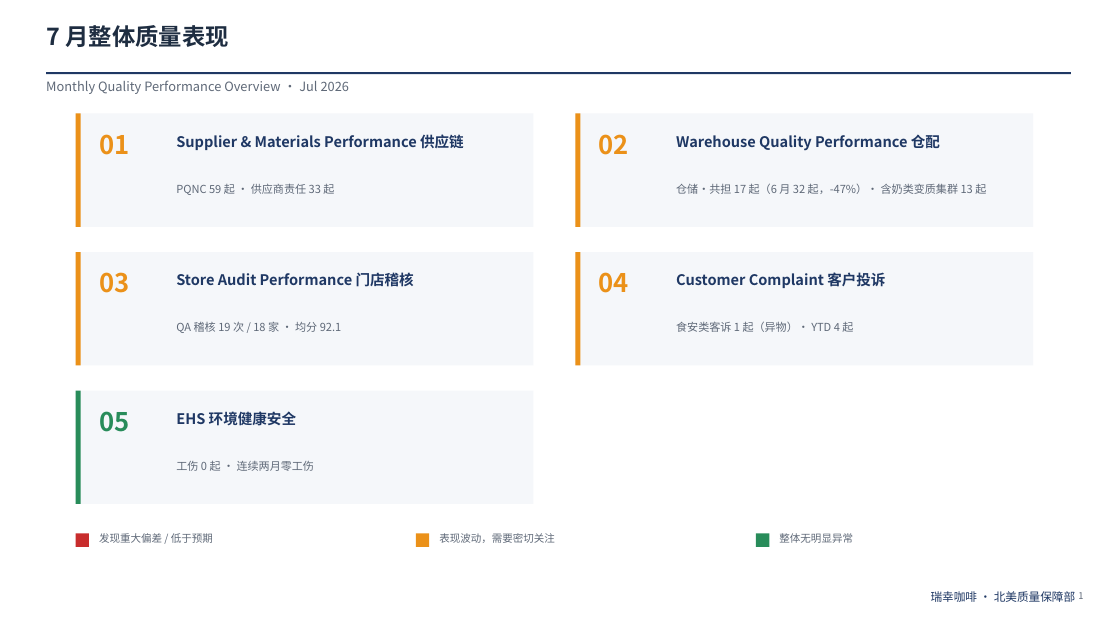
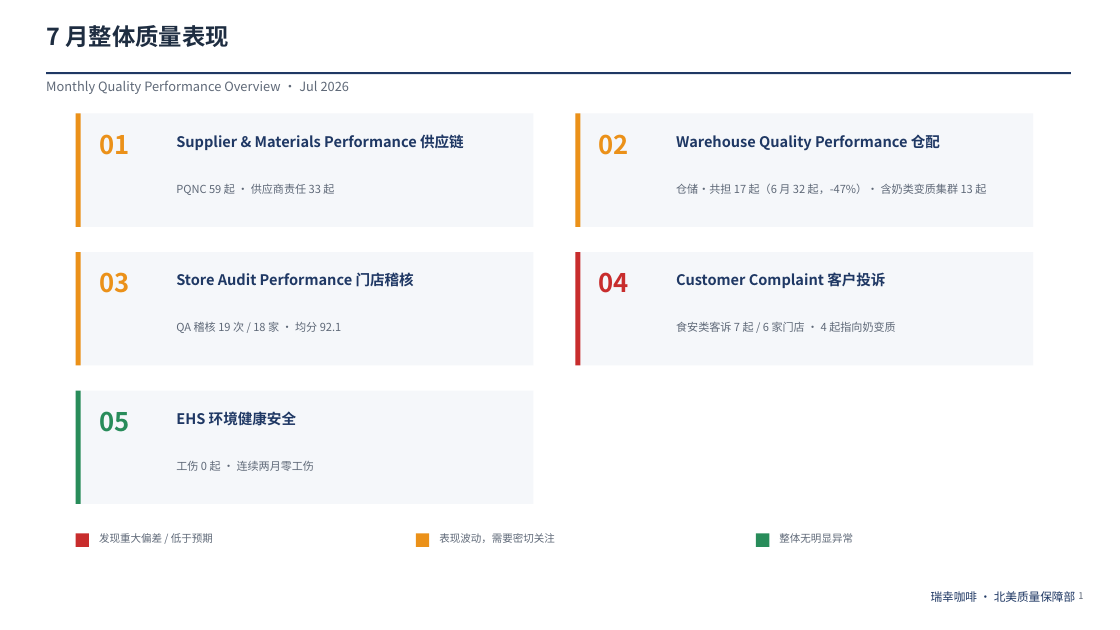
Before and after one commit to xiangyuzeng/luckin-usa-dba-ops, a slide deck: slide 2 of reports/QM Monthly Report- 2026 Jul.pptx. Drawn at 1120x630 pixels with LibreOffice and Linux fonts; fonts in the diff are those of the drawing. Boxes give left, top, right and bottom in pixels: in the first picture for what was removed or moved away, otherwise in the second. Text is boxed around its words. In the diff, an @@ line names an element or a change of style, - is before the commit and + after.

```diff
--- a/reports/QM Monthly Report- 2026 Jul.pptx
+++ b/reports/QM Monthly Report- 2026 Jul.pptx
@@ rectangle at (576, 252, 581, 365): fill #EB9119 to #C82D2D @@
@@ text "04" at (599, 272, 629, 293): text colour #EB9119 to #C82D2D @@
@@ text at (676, 321, 895, 332): text changed @@
-食安类客诉 1 起（异物）· YTD 4 起
+食安类客诉 7 起 / 6 家门店 · 4 起指向奶变质
```
Also in this commit, not shown: 4 other slides changed, 2 other files.
